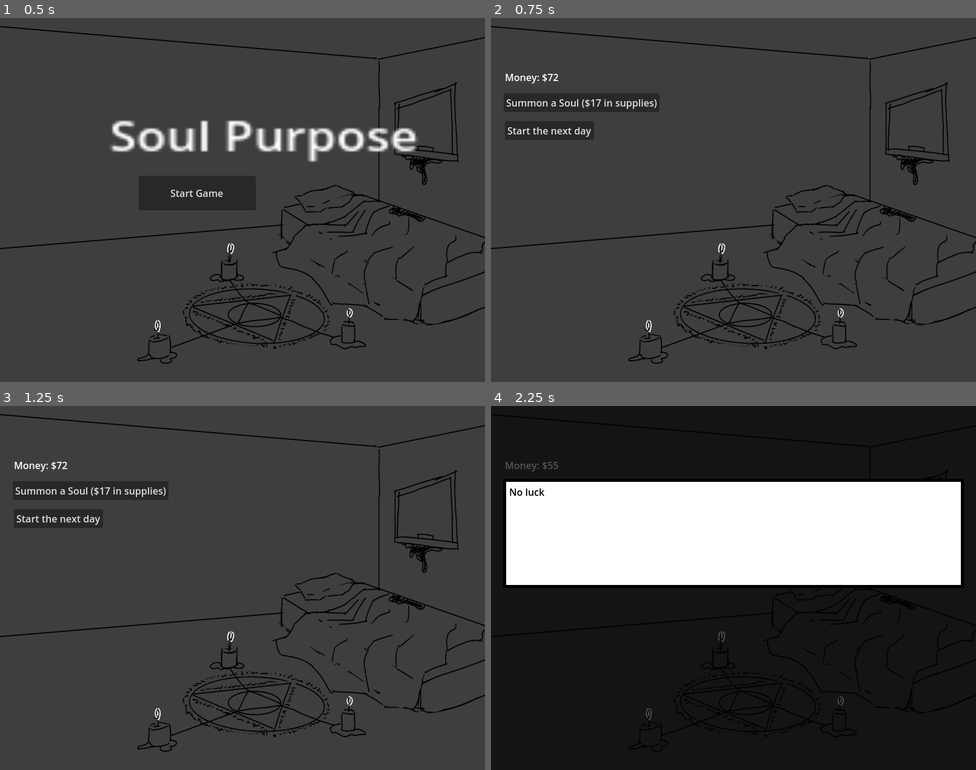
Above: before the commit, frames 1-4 (two rows, left to right).
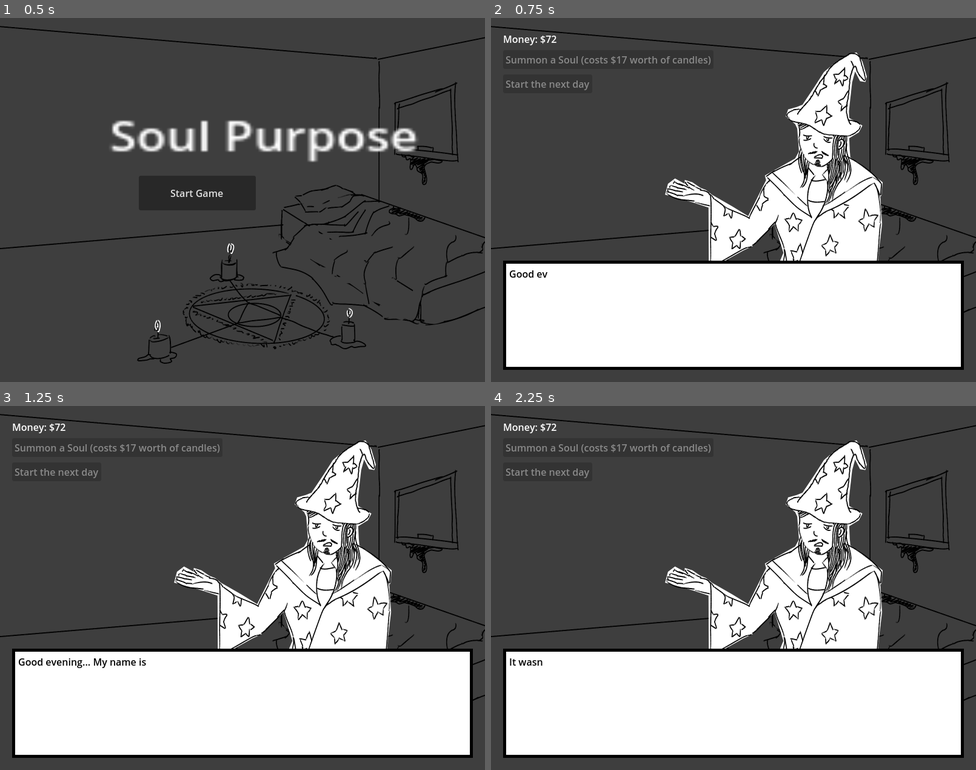
Above: after the commit, the same moments.

Repository: m4ym4y/ld55-soul-purpose
Game: Godot game, scene res://main.tscn
Two runs of this game, one before a commit and one after it. Both use one fixed random seed, a clock stepped at 60 frames per second and the inputs below.
Inputs (mouse positions are in pixels of both pictures, inside the frame that each line leads up to):
- Up to frame 1 (0.5 s): no input
- Up to frame 2 (0.75 s): click "Start Game" at 0.5 s
- Up to frame 3 (1.25 s): no input
- Up to frame 4 (2.25 s): click (583, 489) at 1.25 s, where only the run before the commit has a clickable "Summon a Soul ($17 in supplie…"; click (549, 518) at 2 s, where only the run before the commit has a clickable "Start the next day"

Frame 1 is identical in both runs. In frame 2, 40% of the frame differs, in the area x 2-98%, y 4-97%; in frame 3, 40%; in frame 4, 94%, in the area x 0-100%, y 0-100%.

Commit message:
tutorial screens

Diff:
--- a/dialogue_box.gd
+++ b/dialogue_box.gd
@@ -4,6 +4,7 @@
 
 var idx = 0
 var messages = []
+var is_finished = true
 
 # Called when the node enters the scene tree for the first time.
 func _ready():
@@ -11,6 +12,7 @@
 	pass # Replace with function body.
 
 func init(_messages):
+	is_finished = false
 	messages = _messages
 	idx = -1
 	next_message()
@@ -18,16 +20,21 @@
 func next_message():
 	idx += 1
 	if idx >= messages.size():
+		is_finished = true
 		finished.emit()
 	else:
-		$TextBox.display(messages[idx] + "\n\n(Click to continue)")
+		$TextBox.display(messages[idx].text)
+		if messages[idx].has("img"):
+			$AnimatedSprite2D.play(messages[idx].img)
+		else:
+			$AnimatedSprite2D.play("default")
 
 # Called every frame. 'delta' is the elapsed time since the previous frame.
 func _process(delta):
 	pass
 
 func _input(event):
-	if messages.size() == 0:
+	if is_finished or messages.size() == 0:
 		return
 	if event is InputEventMouseButton and not event.pressed and not event.is_echo() and event.button_index == MOUSE_BUTTON_LEFT:
 		if not $TextBox.is_finished:
--- a/dialogue_box.tscn
+++ b/dialogue_box.tscn
@@ -1,10 +1,36 @@
-[gd_scene load_steps=3 format=3 uid="uid://b1yofrb2qrxbe"]
+[gd_scene load_steps=5 format=3 uid="uid://b1yofrb2qrxbe"]
 
 [ext_resource type="Script" path="res://dialogue_box.gd" id="1_7xrqf"]
 [ext_resource type="PackedScene" uid="uid://y70702kwpevi" path="res://textbox.tscn" id="2_n553s"]
+[ext_resource type="Texture2D" uid="uid://dle4rjeybfa5q" path="res://assets/infernus-portrait.png" id="3_djydu"]
+
+[sub_resource type="SpriteFrames" id="SpriteFrames_dysft"]
+animations = [{
+"frames": [{
+"duration": 1.0,
+"texture": null
+}],
+"loop": true,
+"name": &"default",
+"speed": 5.0
+}, {
+"frames": [{
+"duration": 1.0,
+"texture": ExtResource("3_djydu")
+}],
+"loop": true,
+"name": &"infernus",
+"speed": 5.0
+}]
 
 [node name="DialogueBox" type="Node2D"]
-position = Vector2(2.08165e-12, 380)
+position = Vector2(2.08165e-12, 2.08165e-12)
 script = ExtResource("1_7xrqf")
 
+[node name="AnimatedSprite2D" type="AnimatedSprite2D" parent="."]
+position = Vector2(400, 300)
+scale = Vector2(0.5, 0.5)
+sprite_frames = SubResource("SpriteFrames_dysft")
+
 [node name="TextBox" parent="." instance=ExtResource("2_n553s")]
+position = Vector2(2.08165e-12, 380)
--- a/main.gd
+++ b/main.gd
@@ -5,7 +5,8 @@
 @export var drivingScene: PackedScene
 @export var officeScene: PackedScene
 
-var state = load("res://state_container.tscn")
+var stateScene = load("res://state_container.tscn")
+var state
 
 var current_scene = ""
 var scene
@@ -29,6 +30,7 @@
 		"office": officeScene,
 		"driving_from": drivingScene,
 	}
+	state = stateScene.instantiate()
 	next_scene()
 
 func _on_scene_finished():
@@ -42,6 +44,7 @@
 	print("SCENE_CLASS", scene_class)
 	scene = scene_class.instantiate()
 
+	print("GOT STATE", state)
 	if scene.has_method("init"):
 		scene.init(state)
 	scene.position = Vector2(0, 0)
--- a/office.gd
+++ b/office.gd
@@ -17,14 +17,45 @@
 	},
 ]
 
+var summoning_tutorial = [
+	{
+		"text": "This is my office. I work at ComplainUServ, a white-label customer service firm that handles calls for a variety of businesses. My job title is 'Customer Joy Technician,' which means I answer the phones and note down customer feedback in a form. It's quite mindless really, although their angry voices do grate on me.",
+		"img": "infernus",
+	},
+	{
+		"text": "In order to earn money, I need to [type the customer's name into a text field]. Then I [check all boxes relevant to the customer's call]. Finally, I [click submit]. I get paid based on how accurate I was, and how many I can do in a day. Guess I'd better get started...",
+		"img": "infernus",
+	}
+]
+
 var money = 0
 var time = 0
 
 # Called when the node enters the scene tree for the first time.
 func _ready():
+	if not state:
+		state = $StateContainer
 	show_time()
 	show_balance()
-	setup_new_call()
+	$Control.visible = false
+	$TextBox.visible = false
+	$Balance.visible = false
+	$Background.play("outside")
+	$DialogueBox.visible = true
+	if state.first_time_working:
+		state.first_time_working = false
+		$DialogueBox.init(summoning_tutorial)
+	else:
+		$DialogueBox.init([
+			{
+				"text": "Looks like it's going to be another long day at the office...",
+				"img": "infernus",
+			},
+		])
+
+var state
+func init(_state):
+	state = _state
 
 func _on_clock_timer_timeout():
 	time += 1
@@ -34,8 +65,17 @@
 		finish_scene()
 
 func finish_scene():
-	$TransitionBox.visible = true
-	$TransitionBox.init("Your work day is over. Time to go home and summon some spirits! (Click to continue)")
+	$Control.visible = false
+	$Fade.visible = true
+	$TextBox.display("")
+	ending = true
+	$DialogueBox.visible = true
+	$DialogueBox.init([
+		{
+			"text": "My work day is finally over. Time to go home and summon some spirits! (Click to continue)",
+			"img": "infernus",
+		}
+	])
 
 func show_time():
 	var minutes = time % 60
@@ -49,6 +89,7 @@
 func setup_new_call():
 	current_call = customer_joy_data[randi() % customer_joy_data.size()]
 
+	$TextBox.visible = true
 	$Control/name.text = ""
 	for child in $Control.get_children():
 		if child is CheckBox:
@@ -58,8 +99,19 @@
 
 	$TextBox.display(current_call.text)
 
-func _on_transition_box_dismissed():
-	finished.emit()
+var ending = false
+func _on_dialogue_box_finished():
+	if ending:
+		state.money += money
+		finished.emit()
+	else:
+		print("DIALOGUE BOX FINISHED")
+		$DialogueBox.visible = false
+		$Fade.visible = false
+		$Balance.visible = true
+		$Background.play("inside")
+		$ClockTimer.start()
+		setup_new_call()
 
 func _on_submit_pressed():
 	submit_call()
--- a/office.tscn
+++ b/office.tscn
@@ -6,34 +6,36 @@
 [ext_resource type="PackedScene" uid="uid://y70702kwpevi" path="res://textbox.tscn" id="4_b2x23"]
 [ext_resource type="PackedScene" uid="uid://do5vxde6f1gwp" path="res://submit_box.tscn" id="5_2g7wr"]
 [ext_resource type="PackedScene" uid="uid://d1b6843ixwxes" path="res://transition_box.tscn" id="6_ype85"]
+[ext_resource type="PackedScene" uid="uid://b1yofrb2qrxbe" path="res://dialogue_box.tscn" id="7_o3p45"]
+[ext_resource type="PackedScene" uid="uid://yavs46qwbjny" path="res://state_container.tscn" id="8_m3ui6"]
 
 [sub_resource type="SpriteFrames" id="SpriteFrames_6kphe"]
 animations = [{
+"frames": [{
+"duration": 1.0,
+"texture": ExtResource("2_v5ooh")
+}],
+"loop": true,
+"name": &"inside",
+"speed": 5.0
+}, {
 "frames": [{
 "duration": 1.0,
 "texture": ExtResource("1_3s1vf")
 }],
 "loop": true,
-"name": &"default",
-"speed": 5.0
-}, {
-"frames": [{
-"duration": 1.0,
-"texture": ExtResource("2_v5ooh")
-}],
-"loop": true,
-"name": &"new_animation",
+"name": &"outside",
 "speed": 5.0
 }]
 
 [node name="OfficeScene" type="Node2D"]
 script = ExtResource("1_w7k2b")
 
-[node name="AnimatedSprite2D" type="AnimatedSprite2D" parent="."]
+[node name="Background" type="AnimatedSprite2D" parent="."]
 position = Vector2(400, 300)
 scale = Vector2(0.5, 0.5)
 sprite_frames = SubResource("SpriteFrames_6kphe")
-animation = &"new_animation"
+animation = &"inside"
 
 [node name="Control" type="Control" parent="."]
 layout_mode = 3
@@ -291,12 +293,23 @@
 
 [node name="ClockTimer" type="Timer" parent="."]
 wait_time = 0.071
-autostart = true
 
 [node name="TransitionBox" parent="." instance=ExtResource("6_ype85")]
 visible = false
+
+[node name="Fade" type="ColorRect" parent="."]
+visible = false
+offset_right = 800.0
+offset_bottom = 600.0
+color = Color(0, 0, 0, 0.588235)
+
+[node name="DialogueBox" parent="." instance=ExtResource("7_o3p45")]
+visible = false
+
+[node name="StateContainer" parent="." instance=ExtResource("8_m3ui6")]
 
 [connection signal="pressed" from="Control/submit" to="." method="_on_submit_pressed"]
 [connection signal="dismissed" from="SubmitBox" to="." method="_on_submit_box_dismissed"]
 [connection signal="timeout" from="ClockTimer" to="." method="_on_clock_timer_timeout"]
 [connection signal="dismissed" from="TransitionBox" to="." method="_on_transition_box_dismissed"]
+[connection signal="finished" from="DialogueBox" to="." method="_on_dialogue_box_finished"]
--- a/room.gd
+++ b/room.gd
@@ -35,6 +35,28 @@
 		["lab8researcher", 25],
 ]
 
+var summoning_tutorial = [
+		{
+			"text": "Good evening... My name is Infernus Blackwood, and I'm a wizard. A summoner, to be precise. I spent many years honing the craft of summoning. These days, it's just about all I do. Summon at night, work all day. I need the money, because summoning requires a lot of candles to burn. I probably spend about three thousand dollars per month on candles. [ Left click to advance dialogue ]",
+			"img": "infernus",
+		},
+
+		{
+			"text": "It wasn't always this way for me, you see. A couple of years ago I met a woman, more full of spirit than any of the ghosts that I pull from the underworld. Instead of just seeing me as a creepy sorcerer, she saw me as a real person. Her name was Charlotte. She loved going with me to the candle store and smelling all the scented candles while I shopped for my ritual supplies. We had a few really good years.",
+			"img": "infernus",
+		},
+
+		{
+			"text": "She died, and it broke my heart. I can't help but think, maybe if I were there that day at the amusement park I could have stopped her from slipping on that banana peel and falling into the tiger exhibit. But alas, I hate amusement parks so was at home reading Agrippa's memoirs. I hate amusement parks even more, now.",
+			"img": "infernus",
+		},
+
+		{
+			"text": "But back to my summoning-- Every night I summon as many times as I can afford, trying to pull Charlotte's spirit back from beyond the veil so I can be with her again. Summoning is an imprecise art though, and I have only a small chance of getting her spirit. Usually I get others, people I have no interest in. What else can I do? I'll spend all my money on candles tonight, and then wake up early again for work tomorrow.",
+			"img": "infernus",
+		}
+]
+
 func pull_weighted(list):
 	var sum = 0
 	for item in list:
@@ -52,10 +74,20 @@
 	if not state:
 		state = $StateContainer
 	show_balance()
+	if state.first_time_summoning:
+		state.first_time_summoning = false
+		disable_controls()
+		$DialogueBox.visible = true
+		$DialogueBox.init(summoning_tutorial)
+
+func disable_controls():
+	$Button.disabled = true
+	$NextDayButton.disabled = true
 
 # placeholder state
 func init(_state):
-	state = state
+	state = _state
+	print("LOAD STATE", state.money)
 
 # Called every frame. 'delta' is the elapsed time since the previous frame.
 func _process(delta):
@@ -67,7 +99,7 @@
 	$Balance.text = "Money: $" + str(state.money)
 
 func start_summoning():
-	$Button.disabled = true
+	disable_controls()
 	summoning = true
 	$Room.play("summoning")
 
@@ -83,11 +115,14 @@
 func _on_summon_result_frame_changed():
 	$DialogueBox.visible = true
 	$DialogueBox.init([
-		"You summoned " + pull_table[pull_result].name + "!!",
-		"\"" + pull_weighted(pull_table[pull_result].dialogue) + "\"",
+		{ "text": "You summoned " + pull_table[pull_result].name + "!!" },
+		{ "text": "\"" + pull_weighted(pull_table[pull_result].dialogue) + "\"" },
 	])
 
 func _on_dialogue_box_finished():
+	if ending_day:
+		finished.emit()
+		return
 	$SummonResult.play("default")
 	$DialogueBox.visible = false
 	$Fade.visible = false
@@ -95,6 +130,7 @@
 
 func reset_button():
 	summoning = false
+	$NextDayButton.disabled = false
 	if state.money >= PULL_PRICE:
 		$Button.disabled = false
 
@@ -116,9 +152,17 @@
 	summoning = false
 	finish_summoning()
 
+var ending_day = false
 func _on_next_day_button_pressed():
-	$TransitionBox.visible = true
-	$TransitionBox.init("No luck tonight... Time to go to bed. It's another long day tomorrow.\n\n(Click to continue)")
+	$Fade.visible = true
+	ending_day = true
+	$DialogueBox.visible = true
+	$DialogueBox.init([
+		{
+			"text": "No luck tonight, I guess I better go to bed. It's another long day tomorrow...",
+			"img": "infernus",
+		},
+	])
 
 func _on_transition_box_dismissed():
 	finished.emit()
--- a/room.tscn
+++ b/room.tscn
@@ -112,17 +112,24 @@
 sprite_frames = SubResource("SpriteFrames_akn02")
 
 [node name="Button" type="Button" parent="."]
-offset_left = 21.0
-offset_top = 124.0
-offset_right = 150.0
-offset_bottom = 155.0
-text = "Summon a Soul ($17 in supplies)"
+offset_left = 20.0
+offset_top = 53.0
+offset_right = 277.0
+offset_bottom = 84.0
+text = "Summon a Soul (costs $17 worth of candles)"
+
+[node name="NextDayButton" type="Button" parent="."]
+offset_left = 20.0
+offset_top = 93.0
+offset_right = 167.0
+offset_bottom = 124.0
+text = "Start the next day"
 
 [node name="Balance" type="Label" parent="."]
-offset_left = 23.0
-offset_top = 86.0
-offset_right = 121.0
-offset_bottom = 109.0
+offset_left = 20.0
+offset_top = 23.0
+offset_right = 151.0
+offset_bottom = 46.0
 text = "<PLACEHOLDER>"
 
 [node name="Fade" type="ColorRect" parent="."]
@@ -136,13 +143,6 @@
 scale = Vector2(0.5, 0.5)
 sprite_frames = SubResource("SpriteFrames_yot1y")
 
-[node name="NextDayButton" type="Button" parent="."]
-offset_left = 23.0
-offset_top = 170.0
-offset_right = 170.0
-offset_bottom = 201.0
-text = "Start the next day"
-
 [node name="TransitionBox" parent="." instance=ExtResource("5_p8ga4")]
 visible = false
 
Binary file added: assets/infernus-portrait.png
Not shown, added: assets/infernus-portrait.png.import
Not shown: 1 places in office.tscn that only renumber resources
Not shown: 1 places in room.tscn that only renumber resources
Not shown, changed: README.md
